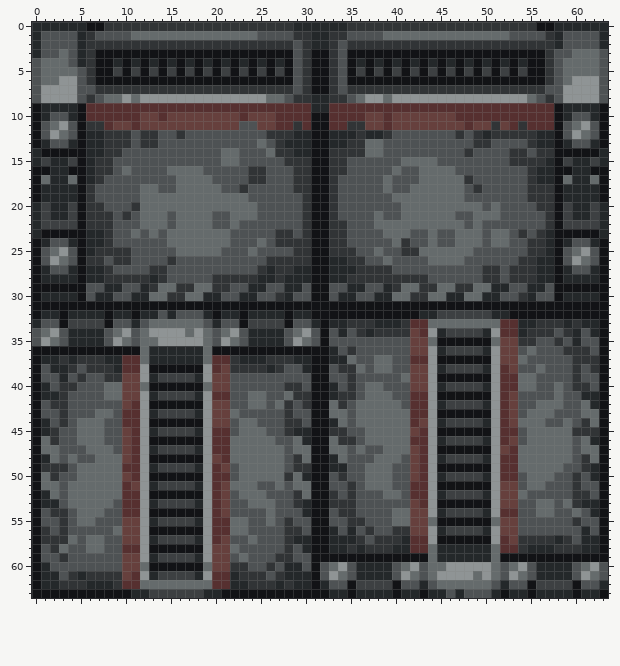
Two versions of one pixel-art sprite, Resources/Textures/_Scp/Structures/Doors/Shutters/double_blastdoor.rsi/closed.png. Above is the file before it was changed.
The file is 64x64 pixels. Colours within 5 levels of each other are drawn and written as one.
And afterwards:
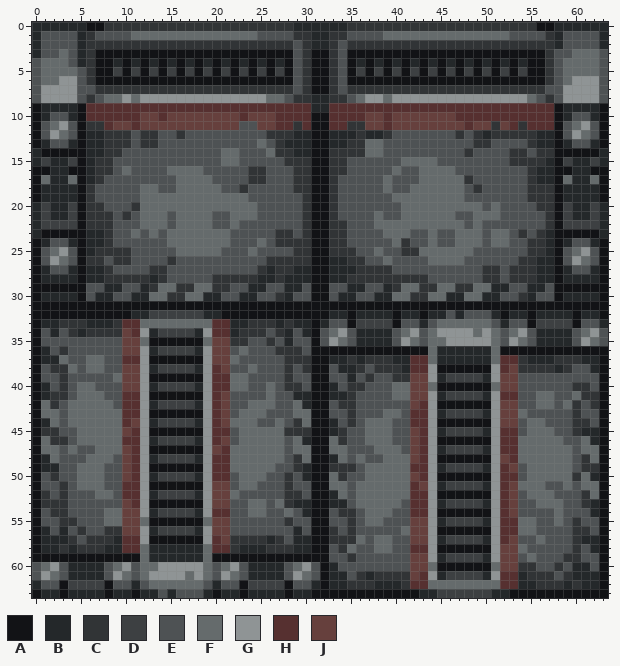
Palette (. is transparent): A #121316  B #24282a  C #313436  D #3d4042  E #4e5254  F #656b6c  G #8f9495  H #563030  J #66403d
Changes in this commit:
Changed rows in their new state; - is an unchanged pixel.
first column x 0:
32 -AA-AAAA-AAB-DDDDDD-BAA-AAAA-AA--BB-BBBB-BBA-BEBEEE-ABB-BBBB-BB-
33 ABBCCCBBBCHHF------FHHBBCCCBCBBABEEADDDDAEEBE------EBEEADDDDAEEB
34 AEB-C-CCCCJHGBDDDDBGHHBCCCECBEBAEFG-B-BBEFGEFGGGGFGFEFGEBBBBEFGE
35 AEE-EEEE-EJJ-AAAAAA-JJCCEECEBEEAEGF-BBBB-GFE-FGGGGG-EGFEBBBBEGFE
36 -BECEEEEEEJJG-DDDD-GJJEFEEECCCE--AAAAAAAAAAAF-BBBB-FAAAAAAAAAAA-
37 ---FEEFFEE--GAAAAAAGJJFEEEEE-CC----CBCCCBB--FBBBBBBFHHCBBBCC-BB-
38 --CCF-FFEEJJ-BDDDDB---EEFEEEC-C---BBC-CCCBHH-AAAAAA---CCCCBCE-B-
39 ---C-E--EF---AAAAAA-HHFF----C------B-C--CC---BDDDDB-JJEE----E---
40 ----EFF-EE--GBDDDDBGHHFF--F---------CEE-FF--FAAAAAAFJJEE--E-----
41 --C--FFFEEHH-AAAAAA--J--EEF-EBB---B--EEEFFJJ-BDDDDB--H--FFE-FCC-
42 -F-EFFFFF-H--BDDDDB-H-----FEEFB--E-CEEEEE-J--AAAAAA-J-----EFCEC-
43 -FFEFFF--F---AAAAAA-H-EFFF--EFF--EECEEE--E---BDDDDB-J-FEEE--CEE-
44 --FEF---FF-J-BDDDDB-H-F----FE-F---ECE---EE-H-AAAAAA-J-E----EC-E-
45 -C------FF---AAAAAA-------FF-CC--B------EE---BDDDDB-------EE-BB-
46 ---C----FFH--BDDDDB--JE----F-------E----EEJ--AAAAAA--HF----E----
47 ----F-E--F---AAAAAA-J---------------E-F--E---BDDDDB-H-----------
48 ----E-F--E---BDDDDB-H---------------F-E--F---AAAAAA-J-----------
49 -BBE----EEJ--AAAAAA--HF----E--B--CCC----FFH--BDDDDB--JE----F--C-
50 -E------EE---BDDDDB-------EE-E---F------FF---AAAAAA-------FF-F--
51 -EECE---EE-H-AAAAAA-J-E----ECEE--FFEF---FF-J-BDDDDB-H-F----FEFF-
52 -CECEEE--E---BDDDDB-J-FEEE--C-E--BFEFFF--F---AAAAAA-H-EFFF--E-F-
53 -CCCEEEEE-J--AAAAAA-J-----EFCB---BBEFFFFF-H--BDDDDB-H-----FEEC--
54 -----EEEFFJJ-BDDDDB--H--FFE-F--------FFFEEHH-AAAAAA--J--EEF-E---
55 ----CEE-FF--FAAAAAAFJJEE--E---------EFF-EE--GBDDDDBGHHFF--F-----
56 -B-B-C--CC---BDDDDB-JJEE----EB---C-C-E--EF---AAAAAA-HHFF----CC--
57 -BBBC-CCCBHH-AAAAAA---CCCCBCE----CCCF-FFEEJJ-BDDDDB---EEFEEEC---
58 -BBCBCCCBB--FBBBBBBFHHCBBBCC-B---ECFEEFFEE--GAAAAAAGJJFEEEEE-E--
59 -AAAAAAAAAAAF-BBBB-FAAAAAAAAAAA--EECEEEEEEJJG-DDDD-GJJEFEEECCEE-
60 EFG-BBBB-FGE-FGGGGG-EFGEBBBBEFGEABE-EEEE-EJJ-AAAAAA-JJCCEECEBBEA
61 EGF-B-BBEGFEFGGGGFGFEGFEBBBBEGFEABB-C-CCCCJHGBDDDDBGHHBCCCECBBBA
62 BEEADDDDAEEBE------EBEEADDDDAEEBABBCCCBBBCHHF------FHHBBCCCBCBBA
63 -BB-BBBB-BBA-BEBEEE-ABB-BBBB-BB--AA-AAAA-AAB-DDDDDD-BAA-AAAA-AA-
